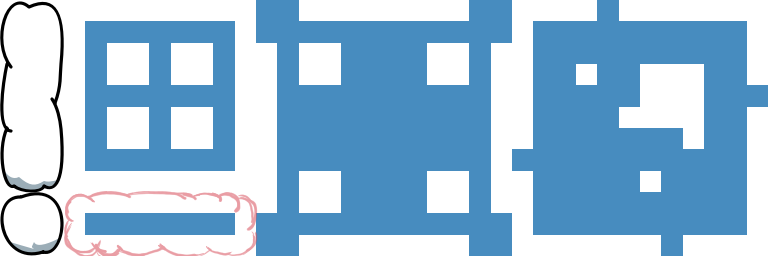
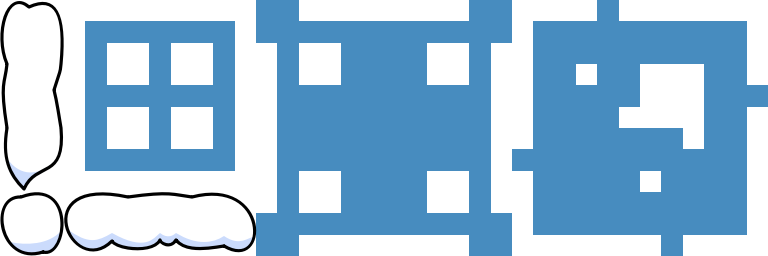
Comparing the layer stacks of the two (768, 256) images. Changes:
hid "Paint Layer 2", painted on it over [0, 128, 258, 256]